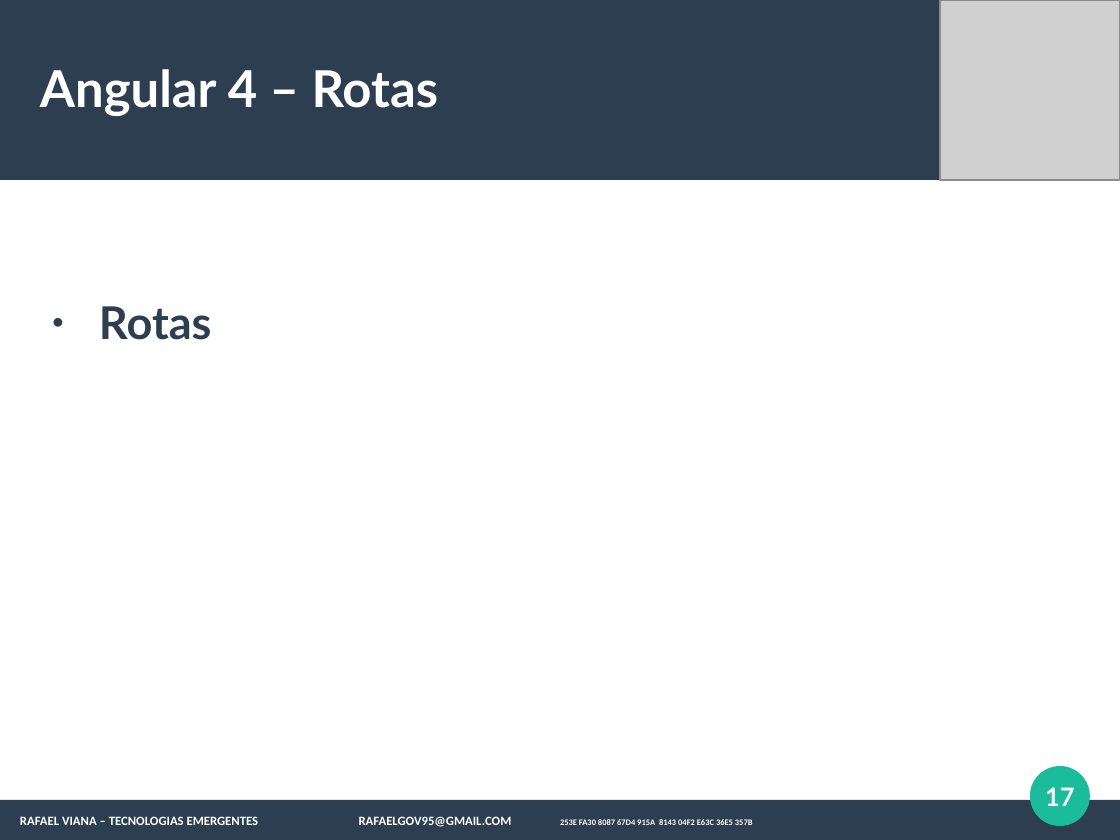
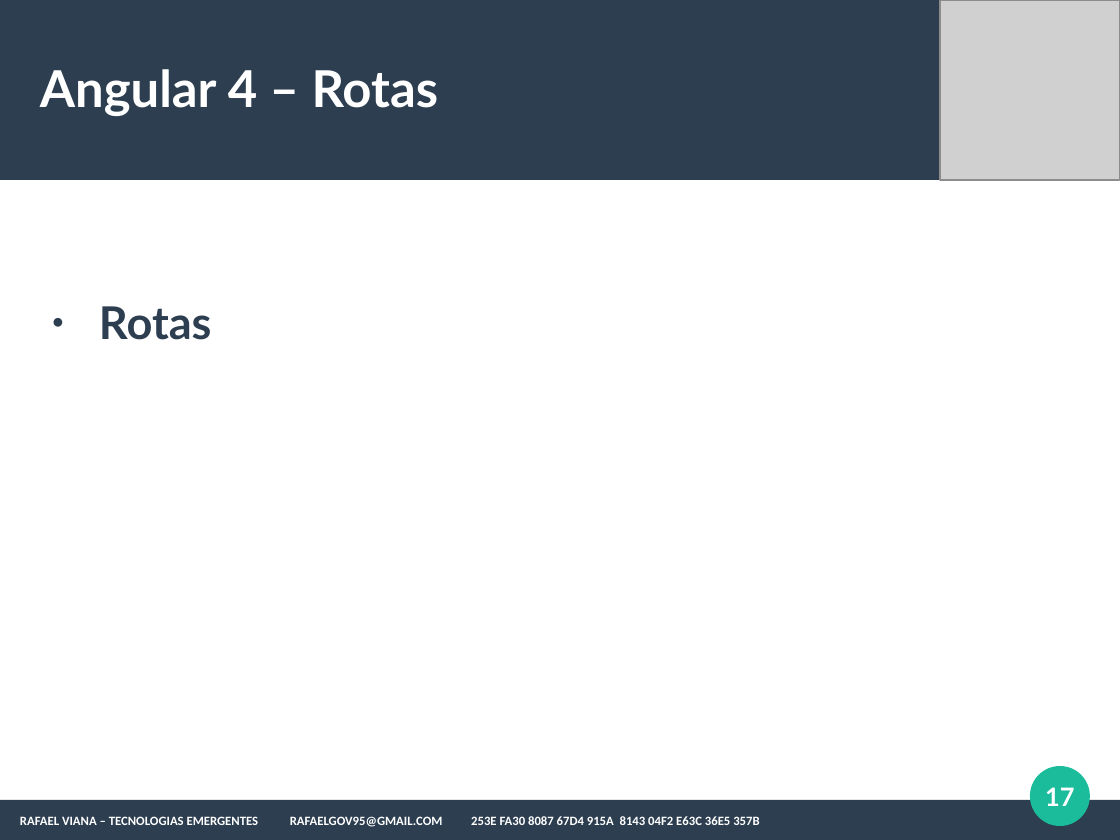
Before and after one commit to rafaelgov95/TE, a slide deck: slide 17 of Apresentação/Angular-4.odp. Drawn at 1120x840 pixels with LibreOffice and Linux fonts; fonts in the diff are those of the drawing; grey boxes stand for pictures. Boxes give left, top, right and bottom in pixels: in the first picture for what was removed or moved away, otherwise in the second. Text is boxed around its words. In the diff, an @@ line names an element or a change of style, - is before the commit and + after.

```diff
--- a/Apresentação/Angular-4.odp
+++ b/Apresentação/Angular-4.odp
@@ text "RAFAEL VIANA – TECNOLOGIAS EMERGENTES ..." at (20, 816, 759, 827): size 6 to 9 pt in "253E FA30 8087 67D4 915A 8143 04F2 ..." @@
```
Also in this commit, not shown: 17 other slides changed, 1 other file.
